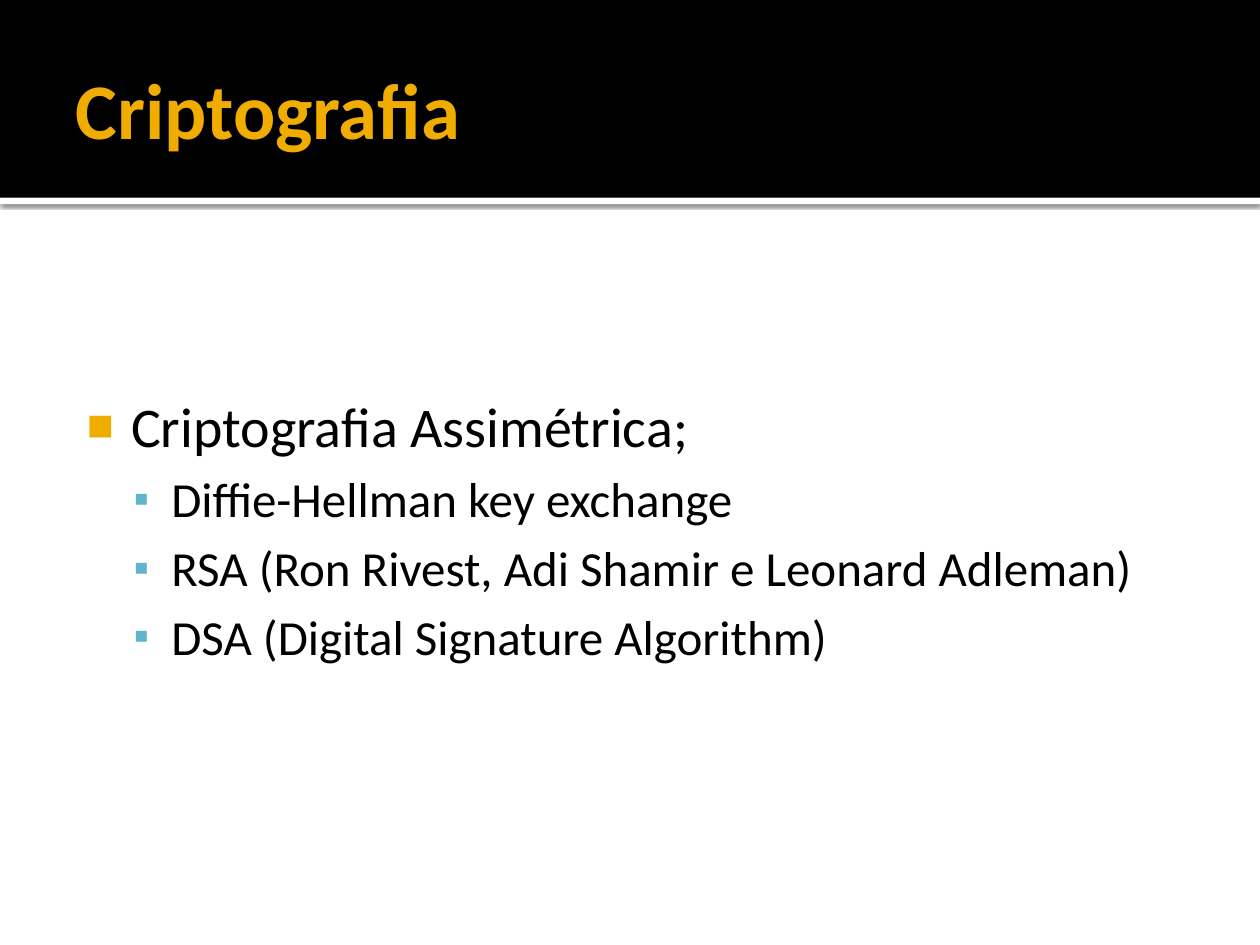
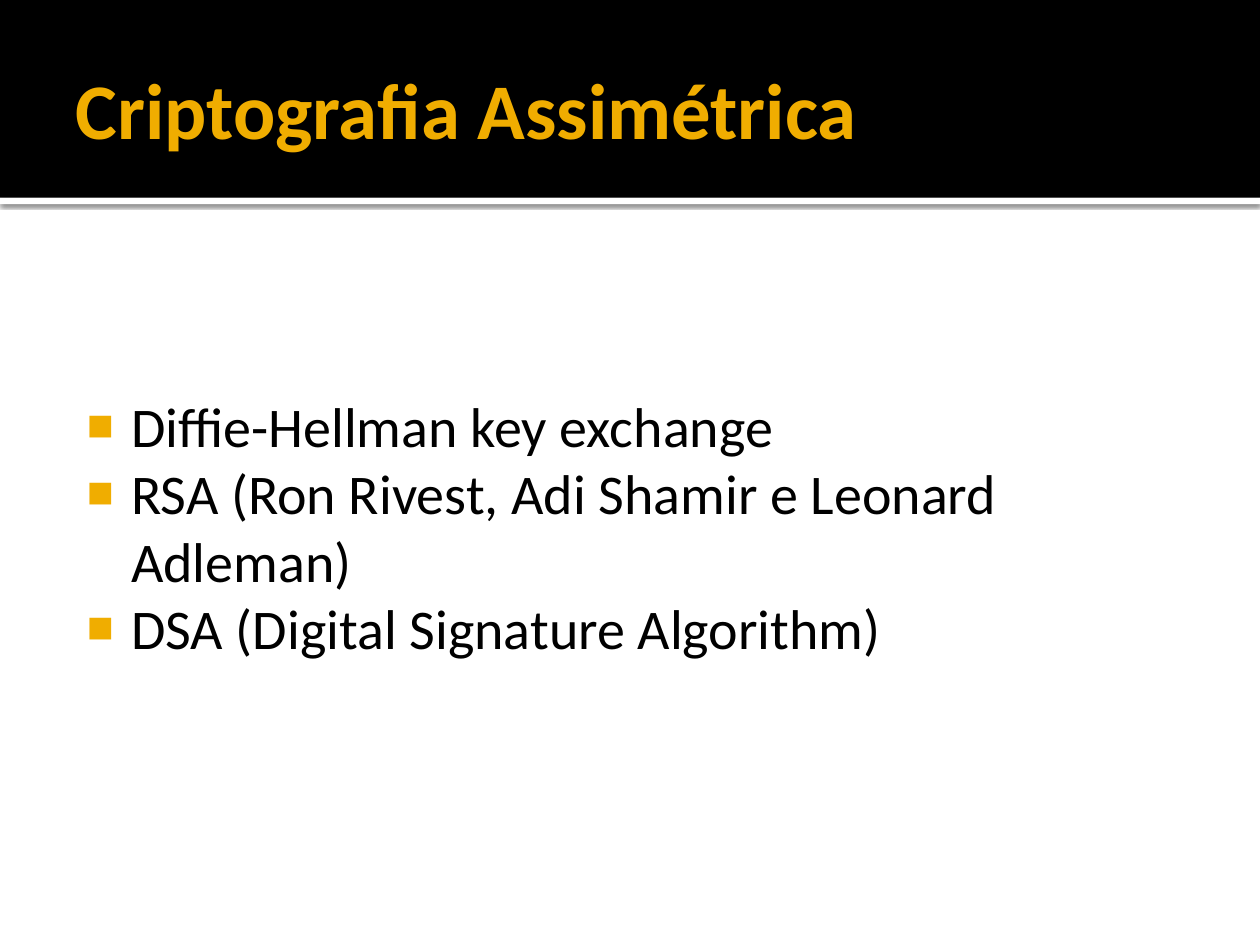
Before and after one commit to rayu1988/svn-jeanbruno, a slide deck: slide 15 of DOCS/TCC/5 - APRESENTAÇÃO.pptx (slide 14 before the commit). Drawn at 1260x945 pixels with LibreOffice and Linux fonts; fonts in the diff are those of the drawing. Boxes give left, top, right and bottom in pixels: in the first picture for what was removed or moved away, otherwise in the second. Text is boxed around its words. In the diff, an @@ line names an element or a change of style, - is before the commit and + after.

```diff
--- a/DOCS/TCC/5 - APRESENTAÇÃO.pptx
+++ b/DOCS/TCC/5 - APRESENTAÇÃO.pptx
@@ title at (76, 83, 857, 153): text changed @@
-Criptografia
+Criptografia Assimétrica
@@ text "Diffie-Hellman key exchange" at (131, 408, 996, 659): size 28 to 32 pt; bullet ▪ to ■; list level 2 to 1 in "Diffie-Hellman key exchange"; bullet colour #60B5CC to #F0AD00; list level 2 to 1 in "RSA (Ron Rivest, Adi Shamir ..."; list level 2 to 1 in "DSA (Digital Signature Algorithm)" @@
@@ text at (131, 408, 688, 457): paragraph removed @@
-■ Criptografia Assimétrica;
```
Also in this commit, not shown: 13 other slides changed, 10 slides added, 5 slides removed.
